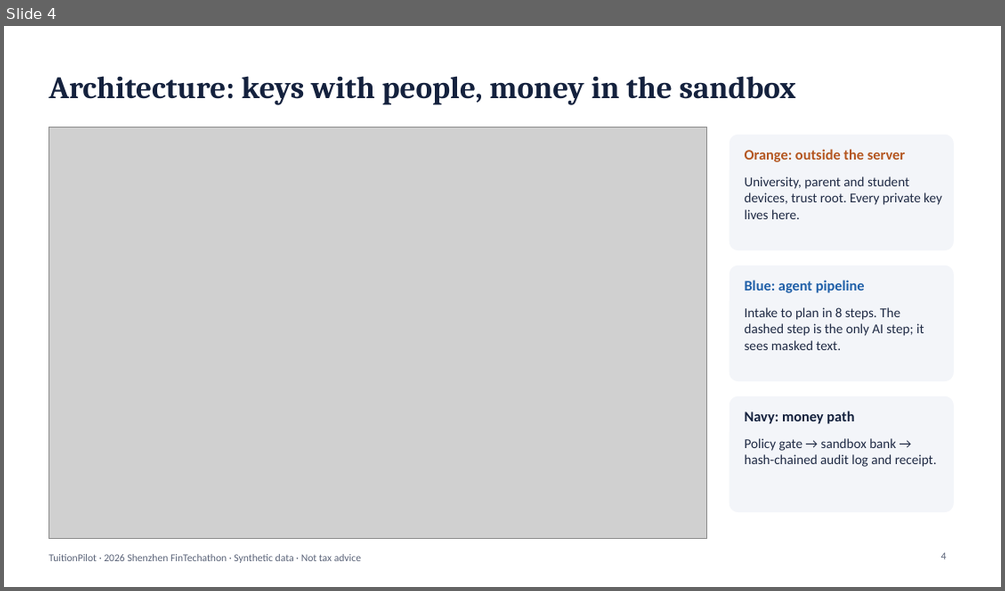
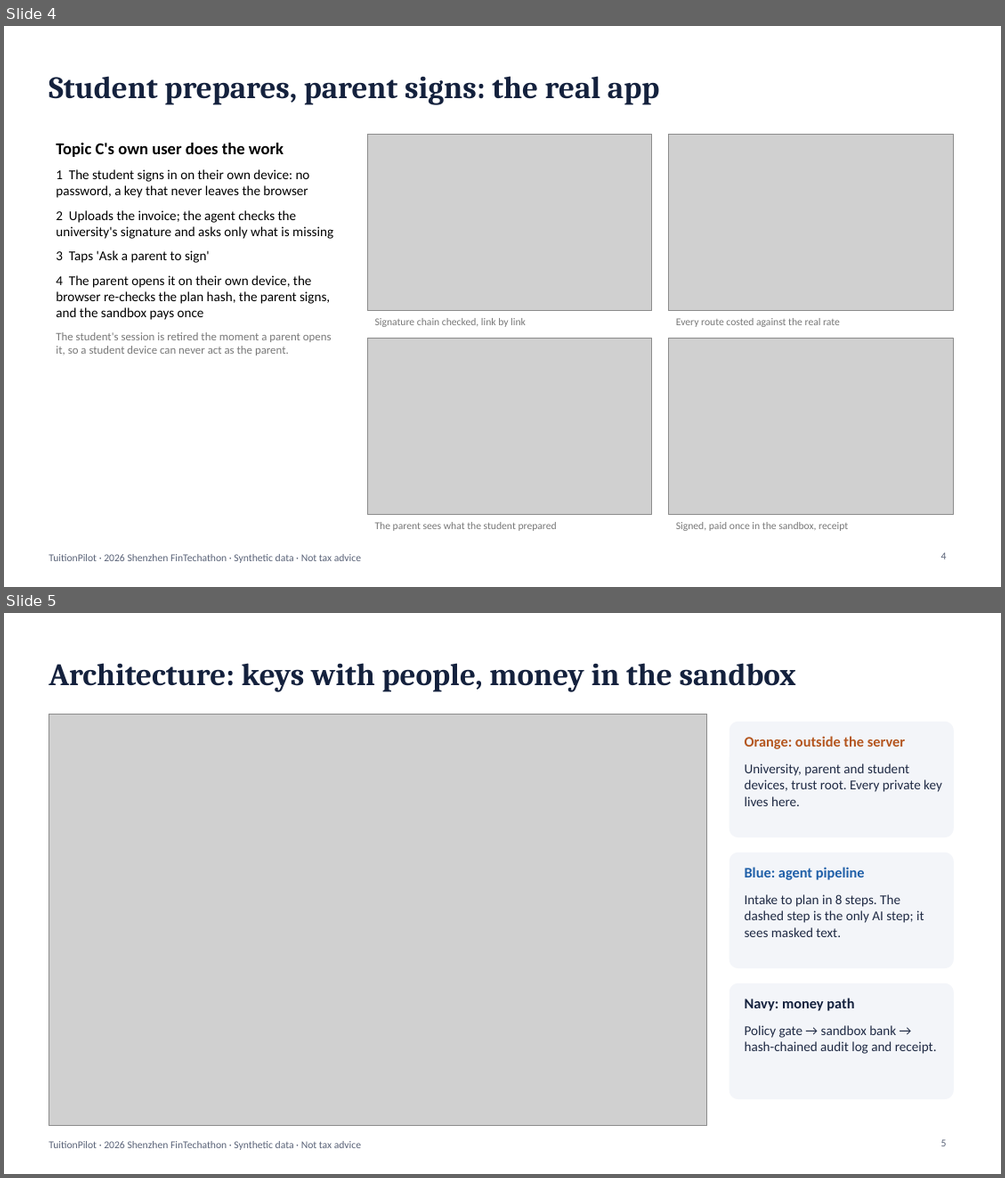
Before and after one commit to Timoerjoves/TutionPilot, a slide deck: docs/presentation/TuitionPilot_deck.pptx. Shown one above the other, each under a label of ours: slide 4 before the commit, slides 4 and 5 after it. The pictures are 1005x591 and 1005x1178 pixels, drawn with LibreOffice and Linux fonts; fonts in the diff are those of the drawing; grey boxes stand for pictures. Boxes give left, top, right and bottom in pixels: in the first picture for what was removed or moved away, otherwise in the second. Text is boxed around its words. In the diff, an @@ line names an element or a change of style, - is before the commit and + after.

```diff
--- a/docs/presentation/TuitionPilot_deck.pptx
+++ b/docs/presentation/TuitionPilot_deck.pptx
@@ slide 4 added at [4, 26, 1001, 587], background #FFFFFF; not listed: 1 template element that a slide beside it also shows @@
@@ title added at [48, 76, 659, 104], 30 pt, text #14213D, bold @@
+Student prepares, parent signs: the real app
@@ text added at [56, 143, 333, 355], 13 pt, text #000000 @@
+Topic C's own user does the work
+1 The student signs in on their own device: no password, a key that never leaves the browser
+2 Uploads the invoice; the agent checks the university's signature and asks only what is missing
+3 Taps 'Ask a parent to sign'
+4 The parent opens it on their own device, the browser re-checks the plan hash, the parent signs, and the sandbox pays once
+The student's session is retired the moment a parent opens it, so a student device can never act as the parent.
@@ picture added at [367, 134, 652, 310] @@
@@ picture added at [669, 134, 954, 310] @@
@@ text added at [375, 318, 526, 327], 10 pt, text #787878 @@
+Signature chain checked, link by link
@@ text added at [676, 318, 840, 327], 10 pt, text #787878 @@
+Every route costed against the real rate
@@ picture added at [367, 338, 652, 515] @@
@@ picture added at [669, 338, 954, 515] @@
@@ text added at [375, 522, 557, 531], 10 pt, text #787878 @@
+The parent sees what the student prepared
@@ text added at [676, 522, 848, 531], 10 pt, text #787878 @@
+Signed, paid once in the sandbox, receipt
@@ page number added at [941, 552, 947, 559], 10 pt, text #5A6378 @@
+4
@@ what was slide 4 is now slide 5 @@
@@ page number at [941, 1139, 947, 1146]: text changed @@
-4
+5
```
Also in this commit, not shown: 7 slides changed, 19 other files.
